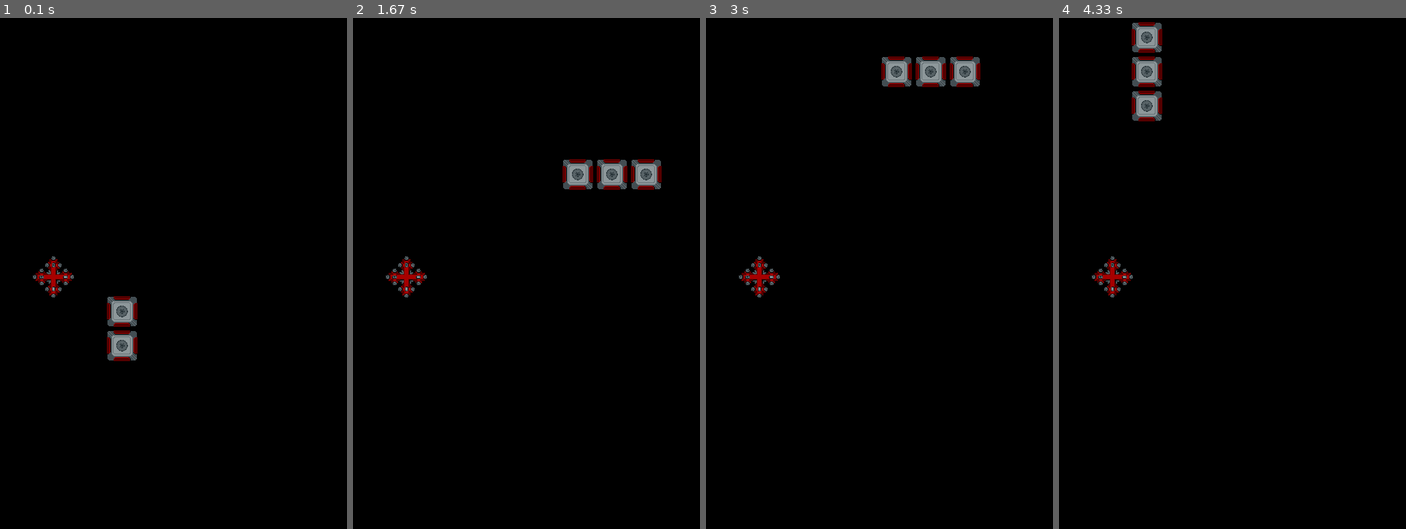
Above: before the commit, frames 1-4 (left to right).
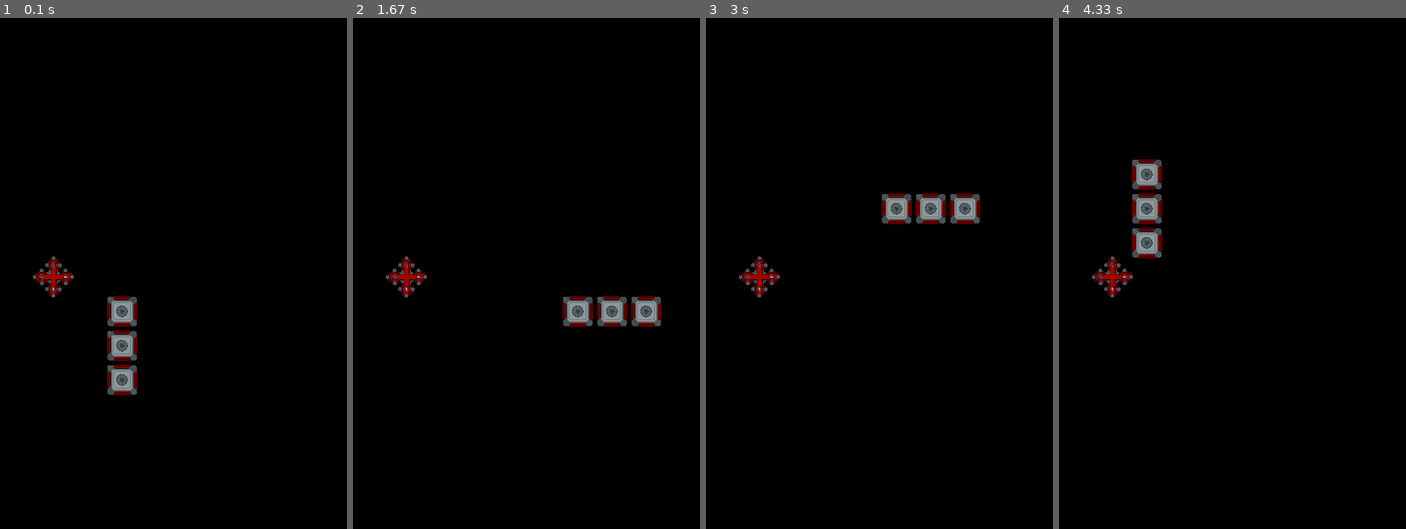
Above: after the commit, the same moments.

Repository: Nolasaurus/snake_game_genetic_algorithm
Game: pygame game, started from app.py
The game is run twice, just before and just after one commit, with the same random seed, the same clock (stepped at 60 frames per second) and the same inputs.
Inputs:
- Up to frame 1 (0.1 s): no input
- Up to frame 2 (1.67 s): hold Right 0.33-0.8 s; hold Up 0.83-1.18 s; hold Right from 1.22 s (still down)
- Up to frame 3 (3 s): release Right at 1.68 s; hold Up 1.72-2.25 s; tap A at 2.28 s; hold Down from 2.85 s (still down)
- Up to frame 4 (4.33 s): release Down at 3.3 s; hold Left 3.33-3.78 s; hold Up 3.82-4.27 s; hold Right from 4.3 s (still down)

The runs differ from the first frame. In frame 1, 0.5% of the frame differs, in the area x 30-40%, y 67-74%; in frame 2, 3.0%, in the area x 60-89%, y 27-61%; in frame 3, 3.0%; in frame 4, 3.0%.

Commit message:
add snake self-collision detection

Diff:
--- a/snake.py
+++ b/snake.py
@@ -7,7 +7,7 @@
         x_mid = grid_size[0] // 2
         y_mid = grid_size[1] // 2
 
-        self.head_direction = 'UP'
+        self.head_direction = 'DOWN'
         self.snake = LinkedList()
 
         # Add initial snake segments; top-left of screen is x=0, y=0
@@ -19,11 +19,9 @@
         return self.snake.to_list()
 
     def move(self, game_grid_object):
-        '''
-        runs once per gametick
-        '''
         head_x, head_y = self.snake_body()[0]
 
+        # Movement logic
         if self.head_direction == 'UP':
             head_y -= 1
         elif self.head_direction == 'DOWN':
@@ -35,13 +33,19 @@
 
         next_head = (head_x, head_y)
 
-        if head_x < 0 or head_y < 0:
-            sys.exit('Snake hit a wall')
-        if head_x >= self.grid_size[0] or head_y >= self.grid_size[1]:
+        # Wall collision logic
+        if head_x < 0 or head_y < 0 or head_x >= self.grid_size[0] or head_y >= self.grid_size[1]:
             sys.exit('Snake hit a wall')
 
         self.snake.insert_at_beginning(next_head)
-        if (head_x, head_y) in game_grid_object.food:
-            pass
+
+        # Check if the snake ate food
+        snake_ate_food = next_head in game_grid_object.food
+        if snake_ate_food:
+            game_grid_object.spawn_food()
         else:
             self.snake.remove_last_node()
+
+        # Self-collision check
+        if next_head in self.snake_body()[1:]:
+            sys.exit('Tried to eat own body')
